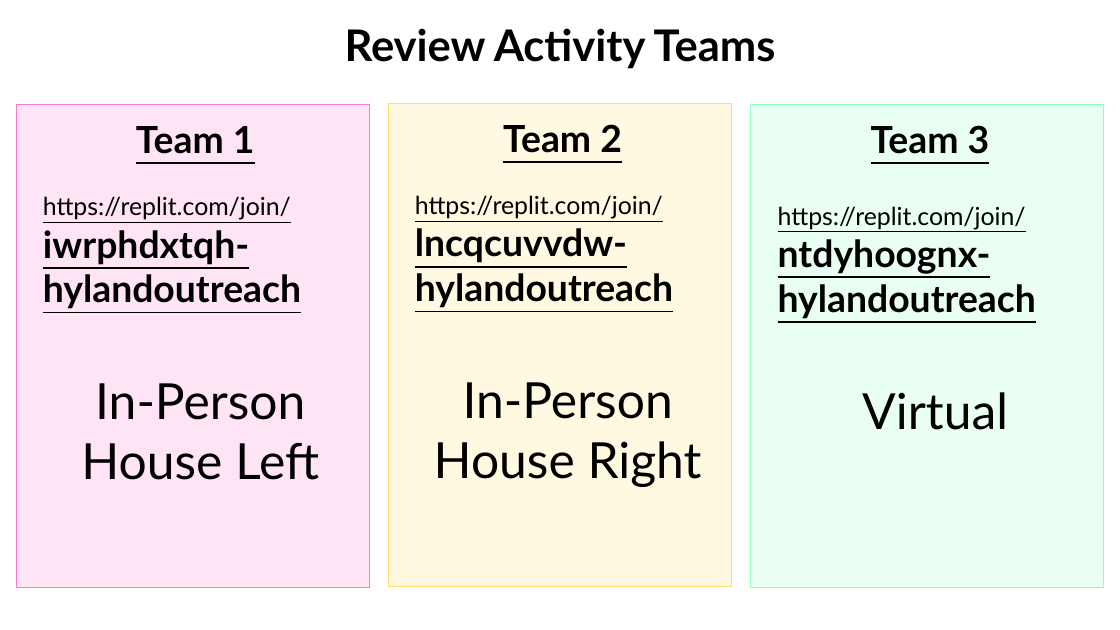
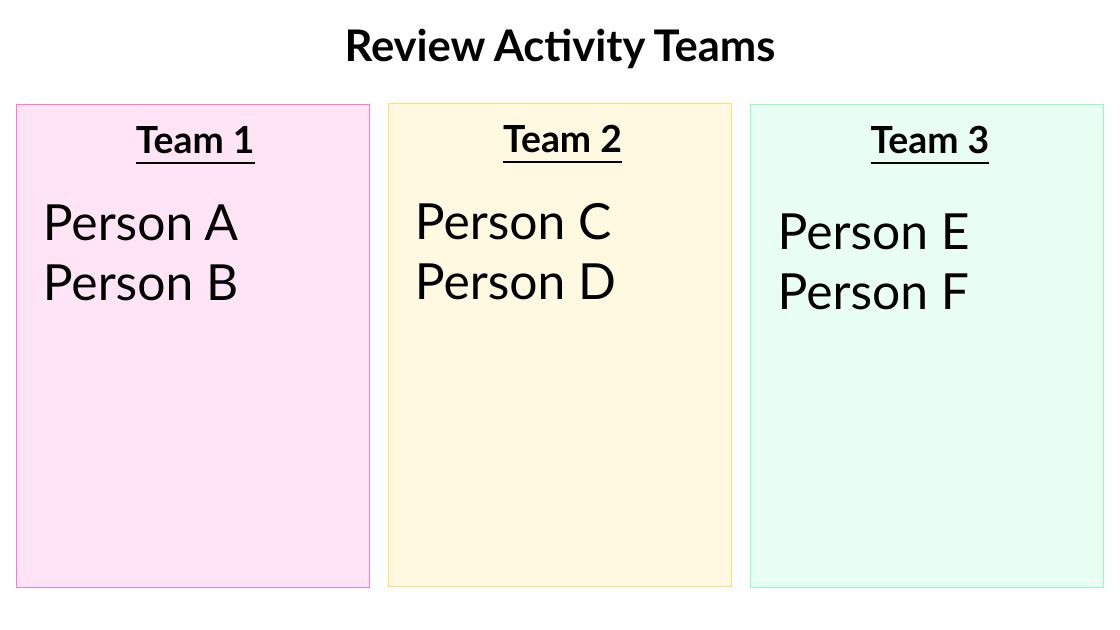
Before and after one commit to hytechclub/web-101, a slide deck: slide 1 of Week05/HtmlCssReviewActivity.pptx. Drawn at 1120x630 pixels with LibreOffice and Linux fonts; fonts in the diff are those of the drawing. Boxes give left, top, right and bottom in pixels: in the first picture for what was removed or moved away, otherwise in the second. Text is boxed around its words. In the diff, an @@ line names an element or a change of style, - is before the commit and + after.

Commit message:
small ppt update wk5

```diff
--- a/Week05/HtmlCssReviewActivity.pptx
+++ b/Week05/HtmlCssReviewActivity.pptx
@@ text at (x1=43, y1=204, x2=238, y2=301): text changed; size 24 to 32 pt @@
-https://replit.com/join/
-iwrphdxtqh-hylandoutreach
-In-Person
-House Left
+Person A
+Person B
@@ text at (x1=415, y1=203, x2=616, y2=300): text changed; size 24 to 32 pt @@
-https://replit.com/join/
-lncqcuvvdw-hylandoutreach
-In-Person
-House Right
+Person C
+Person D
@@ text at (x1=778, y1=213, x2=970, y2=310): text changed; size 24 to 32 pt @@
-https://replit.com/join/
-ntdyhoognx-hylandoutreach
-Virtual
+Person E
+Person F
```
